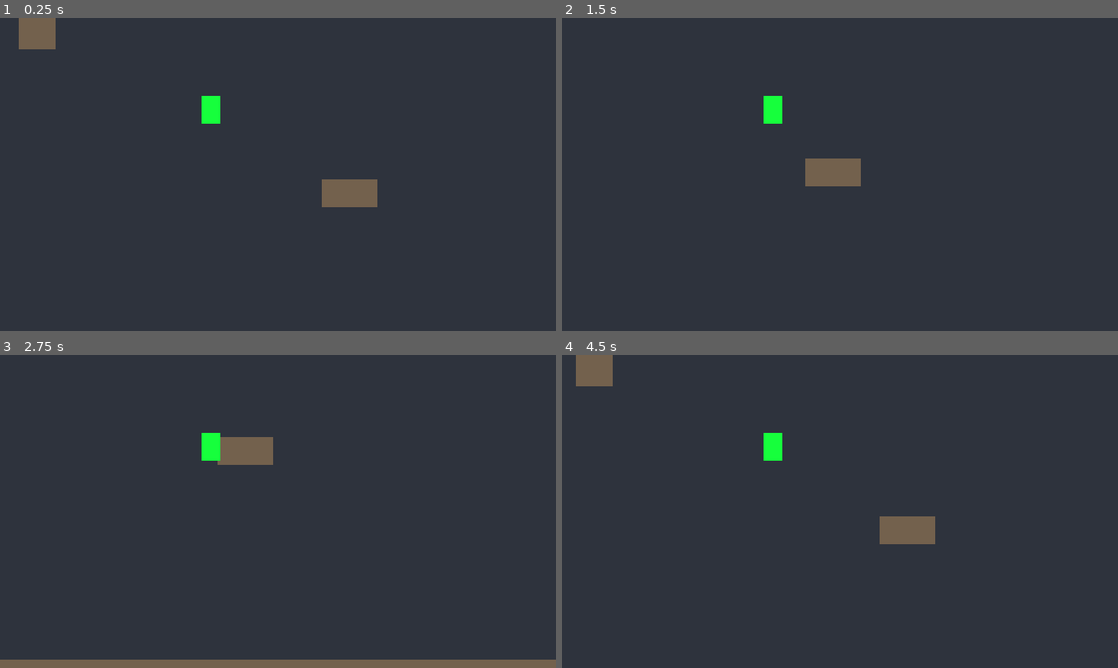
Above: before the commit, frames 1-4 (two rows, left to right).
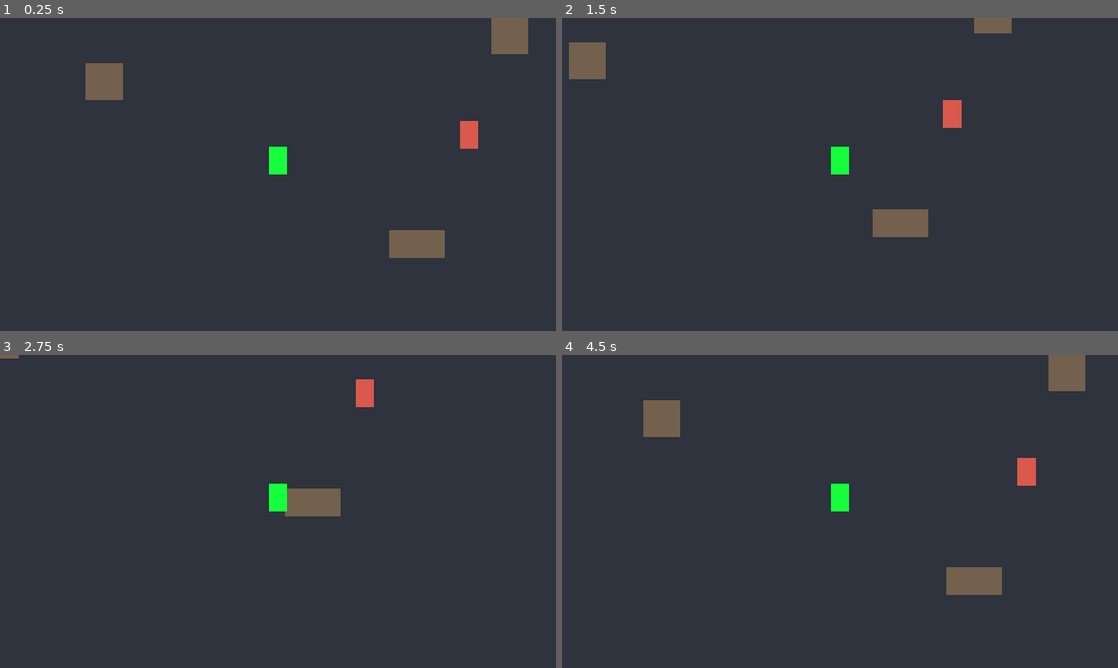
Above: after the commit, the same moments.

Repository: 7sda58/WEAPON_MASTERY_RPG
Game: Godot game, scene res://scenes/levels/test_arena.tscn
Same seed, same stepped clock (60 frames per second), same inputs: the game is played once before the commit and once after it.
Inputs:
- Up to frame 1 (0.25 s): no input
- Up to frame 2 (1.5 s): tap Enter at 0.5 s; hold D (move_right) 0.53-1.28 s; hold S (move_down) from 1.28 s (still down)
- Up to frame 3 (2.75 s): release S (move_down) at 2.03 s; hold D (move_right) from 2.03 s (still down)
- Up to frame 4 (4.5 s): tap Space at 2.75 s; release D (move_right) at 2.78 s; hold W (move_up) 2.78-3.53 s; hold A (move_left) from 3.53 s (still down)

The runs differ from the first frame. In frame 1, 4.9% of the frame differs, in the area x 3-95%, y 0-77%; in frame 2, 3.6%; in frame 3, 5.3%, in the area x 0-100%, y 0-100%; in frame 4, 4.9%.

Commit message:
2.7-2.8: health and stamina components, training dummy, y-sort

Diff:
--- a/scenes/characters/player.tscn
+++ b/scenes/characters/player.tscn
@@ -1,6 +1,8 @@
 [gd_scene format=3 uid="uid://rkro20ix7bt1"]
 
 [ext_resource type="Script" uid="uid://m56auomxbuqh" path="res://scripts/player/player.gd" id="1_rp718"]
+[ext_resource type="Script" uid="uid://c8w3mb7rf3rf2" path="res://scripts/systems/health_component.gd" id="2_76oj4"]
+[ext_resource type="Script" uid="uid://bxtt5yod824rp" path="res://scripts/systems/stamina_component.gd" id="3_dyp2m"]
 
 [sub_resource type="RectangleShape2D" id="RectangleShape2D_5kudm"]
 size = Vector2(12, 8)
@@ -19,4 +21,9 @@
 shape = SubResource("RectangleShape2D_5kudm")
 
 [node name="Camera2D" type="Camera2D" parent="." unique_id=1412082981]
-position = Vector2(58, 44)
+
+[node name="HealthComponent" type="Node" parent="." unique_id=338793052]
+script = ExtResource("2_76oj4")
+
+[node name="StaminaComponent" type="Node" parent="." unique_id=1427229094]
+script = ExtResource("3_dyp2m")
--- /dev/null
+++ b/scenes/enemies/dummy.tscn
@@ -0,0 +1,25 @@
+[gd_scene format=3]
+
+[ext_resource type="Script" path="res://scripts/enemies/dummy.gd" id="1_dummy"]
+[ext_resource type="Script" path="res://scripts/systems/health_component.gd" id="2_health"]
+
+[sub_resource type="RectangleShape2D" id="Shape_body"]
+size = Vector2(12, 8)
+
+[node name="Dummy" type="StaticBody2D"]
+script = ExtResource("1_dummy")
+
+[node name="ColorRect" type="ColorRect" parent="."]
+offset_left = -8.0
+offset_top = -24.0
+offset_right = 8.0
+mouse_filter = 2
+color = Color(0.85, 0.35, 0.3, 1)
+
+[node name="CollisionShape2D" type="CollisionShape2D" parent="."]
+position = Vector2(0, -4)
+shape = SubResource("Shape_body")
+
+[node name="HealthComponent" type="Node" parent="."]
+script = ExtResource("2_health")
+max_health = 50
--- a/scenes/levels/test_arena.tscn
+++ b/scenes/levels/test_arena.tscn
@@ -1,6 +1,7 @@
-[gd_scene format=3]
+[gd_scene format=3 uid="uid://dmti70q7ag3ws"]
 
 [ext_resource type="PackedScene" uid="uid://rkro20ix7bt1" path="res://scenes/characters/player.tscn" id="1_player"]
+[ext_resource type="PackedScene" path="res://scenes/enemies/dummy.tscn" id="2_gq5x3"]
 
 [sub_resource type="RectangleShape2D" id="Shape_WallTop"]
 size = Vector2(832, 16)
@@ -23,23 +24,23 @@
 [sub_resource type="RectangleShape2D" id="Shape_Rock3"]
 size = Vector2(32, 32)
 
-[node name="TestArena" type="Node2D"]
+[node name="TestArena" type="Node2D" unique_id=234197861]
 
-[node name="Floor" type="ColorRect" parent="."]
-offset_left = -400.0
-offset_top = -240.0
-offset_right = 400.0
-offset_bottom = 240.0
+[node name="Floor" type="ColorRect" parent="." unique_id=103451438]
+offset_left = -325.0
+offset_top = -261.0
+offset_right = 475.0
+offset_bottom = 219.0
 mouse_filter = 2
 color = Color(0.18, 0.2, 0.24, 1)
 
-[node name="WallTop" type="StaticBody2D" parent="."]
+[node name="WallTop" type="StaticBody2D" parent="." unique_id=1679036629]
 position = Vector2(0, -248)
 
-[node name="CollisionShape2D" type="CollisionShape2D" parent="WallTop"]
+[node name="CollisionShape2D" type="CollisionShape2D" parent="WallTop" unique_id=351486933]
 shape = SubResource("Shape_WallTop")
 
-[node name="ColorRect" type="ColorRect" parent="WallTop"]
+[node name="ColorRect" type="ColorRect" parent="WallTop" unique_id=594663322]
 offset_left = -416.0
 offset_top = -8.0
 offset_right = 416.0
@@ -47,13 +48,13 @@
 mouse_filter = 2
 color = Color(0.45, 0.38, 0.3, 1)
 
-[node name="WallBottom" type="StaticBody2D" parent="."]
+[node name="WallBottom" type="StaticBody2D" parent="." unique_id=1314462856]
 position = Vector2(0, 248)
 
-[node name="CollisionShape2D" type="CollisionShape2D" parent="WallBottom"]
+[node name="CollisionShape2D" type="CollisionShape2D" parent="WallBottom" unique_id=1383119357]
 shape = SubResource("Shape_WallBottom")
 
-[node name="ColorRect" type="ColorRect" parent="WallBottom"]
+[node name="ColorRect" type="ColorRect" parent="WallBottom" unique_id=172598054]
 offset_left = -416.0
 offset_top = -8.0
 offset_right = 416.0
@@ -61,13 +62,13 @@
 mouse_filter = 2
 color = Color(0.45, 0.38, 0.3, 1)
 
-[node name="WallLeft" type="StaticBody2D" parent="."]
+[node name="WallLeft" type="StaticBody2D" parent="." unique_id=2063660106]
 position = Vector2(-408, 0)
 
-[node name="CollisionShape2D" type="CollisionShape2D" parent="WallLeft"]
+[node name="CollisionShape2D" type="CollisionShape2D" parent="WallLeft" unique_id=1231880687]
 shape = SubResource("Shape_WallLeft")
 
-[node name="ColorRect" type="ColorRect" parent="WallLeft"]
+[node name="ColorRect" type="ColorRect" parent="WallLeft" unique_id=1397455013]
 offset_left = -8.0
 offset_top = -256.0
 offset_right = 8.0
@@ -75,13 +76,13 @@
 mouse_filter = 2
 color = Color(0.45, 0.38, 0.3, 1)
 
-[node name="WallRight" type="StaticBody2D" parent="."]
+[node name="WallRight" type="StaticBody2D" parent="." unique_id=836962257]
 position = Vector2(408, 0)
 
-[node name="CollisionShape2D" type="CollisionShape2D" parent="WallRight"]
+[node name="CollisionShape2D" type="CollisionShape2D" parent="WallRight" unique_id=872891271]
 shape = SubResource("Shape_WallRight")
 
-[node name="ColorRect" type="ColorRect" parent="WallRight"]
+[node name="ColorRect" type="ColorRect" parent="WallRight" unique_id=782851279]
 offset_left = -8.0
 offset_top = -256.0
 offset_right = 8.0
@@ -89,13 +90,13 @@
 mouse_filter = 2
 color = Color(0.45, 0.38, 0.3, 1)
 
-[node name="Rock1" type="StaticBody2D" parent="."]
+[node name="Rock1" type="StaticBody2D" parent="." unique_id=375390606]
 position = Vector2(-150, -80)
 
-[node name="CollisionShape2D" type="CollisionShape2D" parent="Rock1"]
+[node name="CollisionShape2D" type="CollisionShape2D" parent="Rock1" unique_id=1560489994]
 shape = SubResource("Shape_Rock1")
 
-[node name="ColorRect" type="ColorRect" parent="Rock1"]
+[node name="ColorRect" type="ColorRect" parent="Rock1" unique_id=140039781]
 offset_left = -16.0
 offset_top = -16.0
 offset_right = 16.0
@@ -103,13 +104,13 @@
 mouse_filter = 2
 color = Color(0.45, 0.38, 0.3, 1)
 
-[node name="Rock2" type="StaticBody2D" parent="."]
+[node name="Rock2" type="StaticBody2D" parent="." unique_id=452490987]
 position = Vector2(120, 60)
 
-[node name="CollisionShape2D" type="CollisionShape2D" parent="Rock2"]
+[node name="CollisionShape2D" type="CollisionShape2D" parent="Rock2" unique_id=306929258]
 shape = SubResource("Shape_Rock2")
 
-[node name="ColorRect" type="ColorRect" parent="Rock2"]
+[node name="ColorRect" type="ColorRect" parent="Rock2" unique_id=2114140044]
 offset_left = -24.0
 offset_top = -12.0
 offset_right = 24.0
@@ -117,13 +118,13 @@
 mouse_filter = 2
 color = Color(0.45, 0.38, 0.3, 1)
 
-[node name="Rock3" type="StaticBody2D" parent="."]
+[node name="Rock3" type="StaticBody2D" parent="." unique_id=744184124]
 position = Vector2(200, -120)
 
-[node name="CollisionShape2D" type="CollisionShape2D" parent="Rock3"]
+[node name="CollisionShape2D" type="CollisionShape2D" parent="Rock3" unique_id=1956845412]
 shape = SubResource("Shape_Rock3")
 
-[node name="ColorRect" type="ColorRect" parent="Rock3"]
+[node name="ColorRect" type="ColorRect" parent="Rock3" unique_id=1390025922]
 offset_left = -16.0
 offset_top = -16.0
 offset_right = 16.0
@@ -131,4 +132,7 @@
 mouse_filter = 2
 color = Color(0.45, 0.38, 0.3, 1)
 
-[node name="Player" parent="." instance=ExtResource("1_player")]
+[node name="Player" parent="." unique_id=1062677195 instance=ExtResource("1_player")]
+
+[node name="Dummy" parent="." unique_id=2036626727 instance=ExtResource("2_gq5x3")]
+position = Vector2(165, -22)
--- /dev/null
+++ b/scripts/enemies/dummy.gd
@@ -0,0 +1,33 @@
+class_name Dummy
+extends StaticBody2D
+## หุ่นฝึก — เป้าทดสอบการโจมตี ไม่ขยับ ไม่ตีกลับ
+## ถูกตีจนหมด HP แล้วจะฟื้นเองหลัง 1 วินาที
+
+@export var respawn_time: float = 1.0
+
+@onready var health: HealthComponent = $HealthComponent
+@onready var body: ColorRect = $ColorRect
+
+var _base_color: Color
+
+
+func _ready() -> void:
+	_base_color = body.color
+	health.damaged.connect(_on_damaged)
+	health.died.connect(_on_died)
+
+
+func _on_damaged(amount: int) -> void:
+	print("Dummy โดน %d  เหลือ %d" % [amount, health.current_health])
+	# กระพริบขาวสั้น ๆ ให้รู้ว่าโดน
+	body.color = Color.WHITE
+	await get_tree().create_timer(0.08).timeout
+	if not health.is_dead:
+		body.color = _base_color
+
+
+func _on_died() -> void:
+	body.color = Color(0.3, 0.3, 0.3)
+	await get_tree().create_timer(respawn_time).timeout
+	health.reset()
+	body.color = _base_color
--- a/scripts/player/player.gd
+++ b/scripts/player/player.gd
@@ -2,6 +2,7 @@
 extends CharacterBody2D
 ## ตัวละครผู้เล่น
 ## Task 2.3 — Movement System: เดิน 8 ทิศ ความเร็วแนวทแยงเท่าแนวตรง
+## Task 2.7 / 2.8 — เชื่อม HealthComponent และ StaminaComponent
 
 ## ความเร็วเดิน (พิกเซลต่อวินาที) — จอกว้าง 480 px เดินข้ามจอประมาณ 5 วินาที
 @export var walk_speed: float = 90.0
@@ -9,8 +10,21 @@
 ## ทิศที่ตัวละครหันอยู่ — ใช้ต่อในระบบโจมตีและ Animation
 var facing: Vector2 = Vector2.DOWN
 
+@onready var health: HealthComponent = $HealthComponent
+@onready var stamina: StaminaComponent = $StaminaComponent
+
+
+func _ready() -> void:
+	health.health_changed.connect(_on_health_changed)
+	health.died.connect(_on_died)
+	stamina.stamina_changed.connect(_on_stamina_changed)
+
 
 func _physics_process(_delta: float) -> void:
+	if health.is_dead:
+		velocity = Vector2.ZERO
+		return
+
 	# รวมปุ่ม 4 ทิศเป็นเวกเตอร์เดียว — get_vector จำกัดความยาวไม่เกิน 1 ให้อัตโนมัติ
 	# ทำให้เดินแนวทแยงไม่เร็วกว่าแนวตรง
 	var input_dir: Vector2 = Input.get_vector("move_left", "move_right", "move_up", "move_down")
@@ -23,3 +37,31 @@
 
 	# เคลื่อนที่และไถลไปตามกำแพงเมื่อชน (Task 2.5)
 	move_and_slide()
+
+
+func _on_health_changed(current: int, maximum: int) -> void:
+	print("Player HP: %d / %d" % [current, maximum])
+
+
+func _on_stamina_changed(current: float, maximum: float) -> void:
+	print("Player Stamina: %d / %d" % [current, maximum])
+
+
+func _on_died() -> void:
+	print("Player died")
+	$ColorRect.color = Color(0.4, 0.4, 0.4)  # ตัวเทาเมื่อตาย (ชั่วคราว จนกว่าจะมีระบบตายจริงในข้อ 23)
+
+
+# ---------------- DEBUG (ลบออกเมื่อมีระบบโจมตีและ HUD) ----------------
+# F1 = โดนดาเมจ 15 | F2 = ใช้ Stamina 30 | F3 = ฟื้น HP เต็ม
+func _unhandled_input(event: InputEvent) -> void:
+	if event is InputEventKey and event.pressed and not event.echo:
+		match event.keycode:
+			KEY_F1:
+				health.take_damage(15)
+			KEY_F2:
+				if not stamina.try_spend(30):
+					print("Stamina ไม่พอ!")
+			KEY_F3:
+				health.reset()
+				$ColorRect.color = Color(0.086, 1, 0.235)
--- /dev/null
+++ b/scripts/systems/health_component.gd
@@ -0,0 +1,44 @@
+class_name HealthComponent
+extends Node
+## ระบบ HP ใช้ได้ทั้งผู้เล่นและศัตรู — ใส่เป็น node ลูกของตัวละคร
+## Task 2.7 — Health System
+
+signal health_changed(current: int, maximum: int)
+signal damaged(amount: int)
+signal died
+
+@export var max_health: int = 100
+
+var current_health: int
+var is_dead: bool = false
+## เปิดไว้ = ไม่รับดาเมจ (ใช้กับ i-frame ของ Dodge ใน Task 2.11)
+var invincible: bool = false
+
+
+func _ready() -> void:
+	current_health = max_health
+
+
+func take_damage(amount: int) -> void:
+	if is_dead or invincible or amount <= 0:
+		return
+	current_health = maxi(current_health - amount, 0)
+	damaged.emit(amount)
+	health_changed.emit(current_health, max_health)
+	if current_health == 0:
+		is_dead = true
+		died.emit()
+
+
+func heal(amount: int) -> void:
+	if is_dead or amount <= 0:
+		return
+	current_health = mini(current_health + amount, max_health)
+	health_changed.emit(current_health, max_health)
+
+
+## เติม HP เต็มและฟื้นจากความตาย (ใช้ตอนเกิดใหม่)
+func reset() -> void:
+	is_dead = false
+	current_health = max_health
+	health_changed.emit(current_health, max_health)
--- /dev/null
+++ b/scripts/systems/stamina_component.gd
@@ -0,0 +1,42 @@
+class_name StaminaComponent
+extends Node
+## ระบบ Stamina — ใช้ตอนโจมตีและหลบ ฟื้นเองหลังหยุดใช้ครู่หนึ่ง
+## Task 2.8 — Stamina System
+
+signal stamina_changed(current: float, maximum: float)
+
+@export var max_stamina: float = 100.0
+## ฟื้นต่อวินาที
+@export var regen_per_second: float = 40.0
+## หน่วงเวลาก่อนเริ่มฟื้น หลังใช้ Stamina (วินาที)
+@export var regen_delay: float = 0.6
+
+var current_stamina: float
+var _regen_wait: float = 0.0
+
+
+func _ready() -> void:
+	current_stamina = max_stamina
+
+
+func _physics_process(delta: float) -> void:
+	if _regen_wait > 0.0:
+		_regen_wait -= delta
+		return
+	if current_stamina < max_stamina:
+		current_stamina = minf(current_stamina + regen_per_second * delta, max_stamina)
+		stamina_changed.emit(current_stamina, max_stamina)
+
+
+func has_enough(cost: float) -> bool:
+	return current_stamina >= cost
+
+
+## พยายามใช้ Stamina — คืนค่า true ถ้าพอและหักแล้ว, false ถ้าไม่พอ (ไม่หัก)
+func try_spend(cost: float) -> bool:
+	if current_stamina < cost:
+		return false
+	current_stamina -= cost
+	_regen_wait = regen_delay
+	stamina_changed.emit(current_stamina, max_stamina)
+	return true
Not shown, added: scripts/enemies/dummy.gd.uid
Not shown, added: scripts/systems/health_component.gd.uid
Not shown, added: scripts/systems/stamina_component.gd.uid
